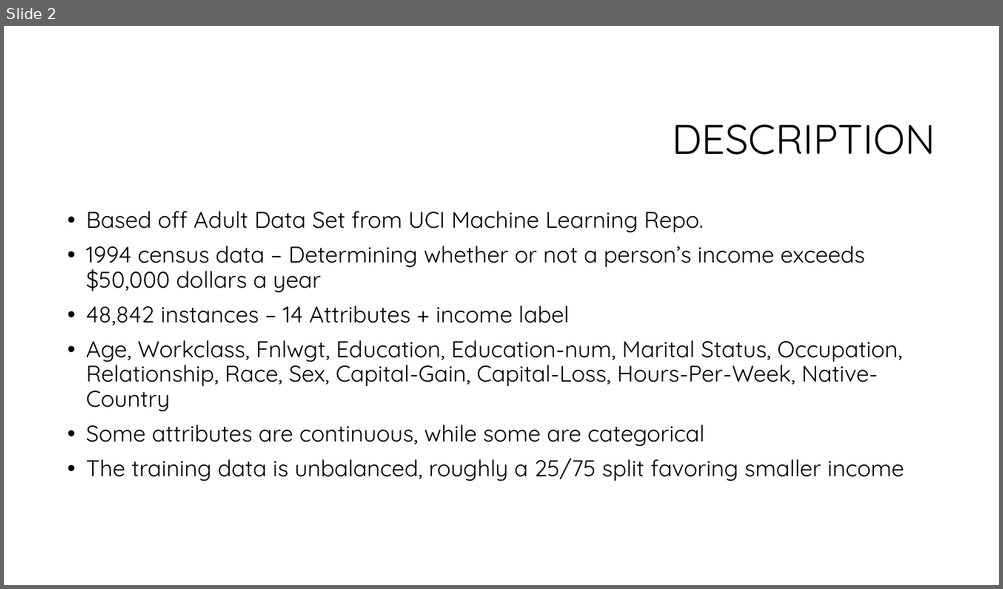
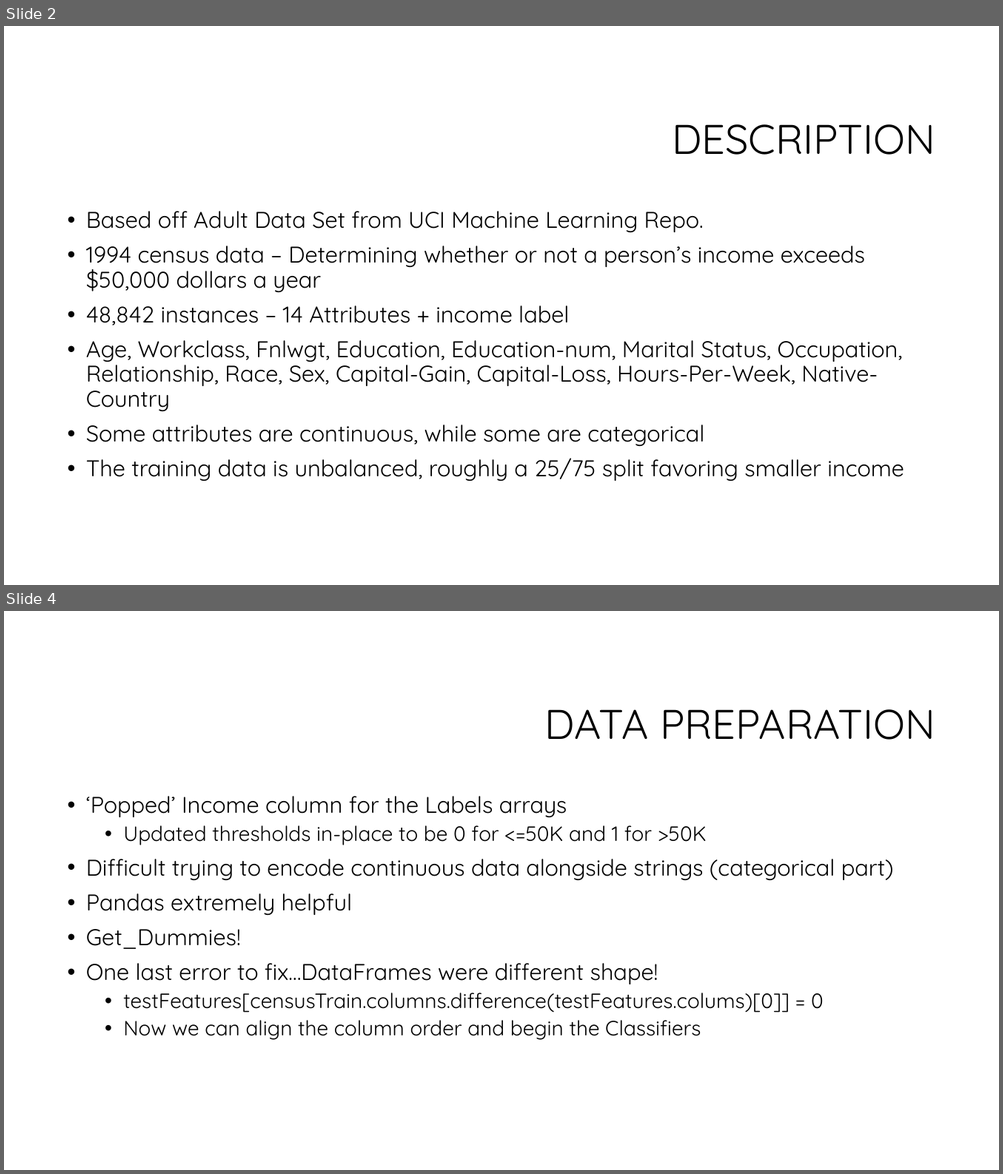
Before and after one commit to UnknownAeon/CS484_Final_Project, a slide deck: presentation/CS 484 Final Project.pptx. Shown one above the other, each under a label of ours: slide 2 before the commit, slides 2 and 4 after it; the slides between them are not shown. The pictures are 1003x589 and 1003x1174 pixels, drawn with LibreOffice and Linux fonts; fonts in the diff are those of the drawing; background and template pictures are left out. Boxes give left, top, right and bottom in pixels: in the first picture for what was removed or moved away, otherwise in the second. Text is boxed around its words. In the diff, an @@ line names an element or a change of style, - is before the commit and + after.

```diff
--- a/presentation/CS 484 Final Project.pptx
+++ b/presentation/CS 484 Final Project.pptx
@@ slide 4 added at (4, 611, 999, 1170), background #FFFFFF @@
@@ title added at (544, 709, 935, 740), 40 pt, text #000000 @@
+DATA PREPARATION
@@ text added at (86, 796, 893, 1040), 22 pt, text #000000 @@
+• ‘Popped’ Income column for the Labels arrays
+  • Updated thresholds in-place to be 0 for <=50K and 1 for >50K
+• Difficult trying to encode continuous data alongside strings (categorical part)
+• Pandas extremely helpful
+• Get_Dummies!
+• One last error to fix…DataFrames were different shape!
+  • testFeatures[censusTrain.columns.difference(testFeatures.colums)[0]] = 0
+  • Now we can align the column order and begin the Classifiers
```
Also in this commit, not shown: 1 slide changed, 3 other slides added.
